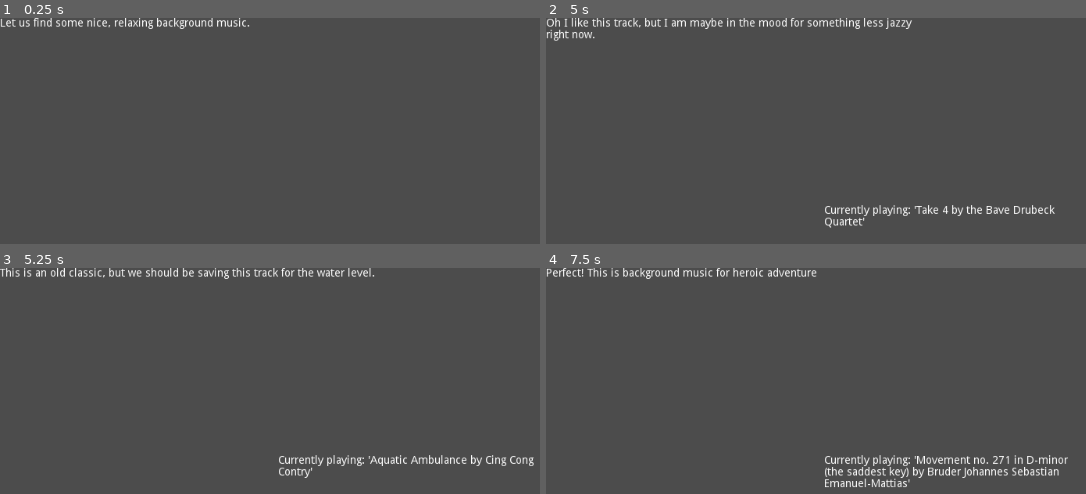
Above: before the commit, frames 1-4 (two rows, left to right).
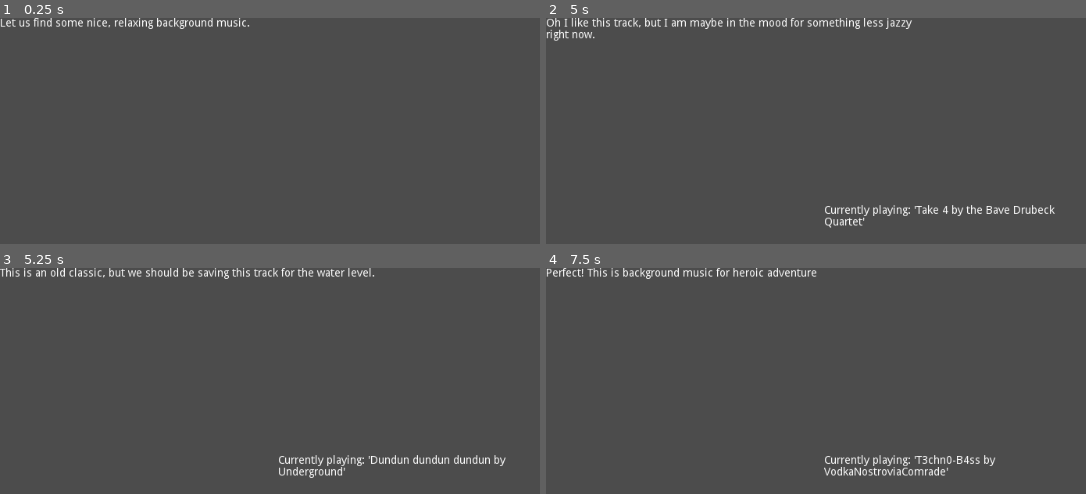
Above: after the commit, the same moments.

Repository: grunkgrunk/gmtk-2020
Game: Godot game, scene res://musicmenu.tscn
Two runs of this game, one before a commit and one after it. Both use one fixed random seed, a clock stepped at 60 frames per second and the inputs below. This scene is started directly instead of the project's main scene.
Inputs (mouse positions are in pixels of both pictures, inside the frame that each line leads up to):
- Up to frame 1 (0.25 s): no input
- Up to frame 2 (5 s): tap Enter (continue) at 0.5, 1.25, 1.35, 2, 2.75, 3.5 s; move the mouse to (outside the picture) at 0.52 s; hold K (key_k, bound only after the commit) 0.53-1.28 s; hold Right (ui_right) 0.53-2.03 s; tap Up (ui_up) at 0.77, 1.52, 3.02, 3.77, 4.52 s; move the mouse to (outside the picture) at 1.27 s; tap K (key_k, bound only after the commit) at 1.55, 2.85, 3.8, 4.35 s; move the mouse to (1026, 149) at 2.02 s; hold Left (ui_left) 2.03-2.78 s; hold K (key_k, bound only after the commit) 2.03-2.78 s; move the mouse to (outside the picture) at 2.77 s; hold Right (ui_right) 2.78-4.28 s; move the mouse to (outside the picture) at 3.52 s; hold Enter (continue) 3.53-4.28 s; move the mouse to (708, 180) at 4.27 s; hold Left (ui_left) from 4.28 s (still down)
- Up to frame 3 (5.25 s): move the mouse to (outside the picture) at 5.02 s; release Left (ui_left) at 5.03 s; hold Right (ui_right) from 5.03 s (still down); hold K (key_k, bound only after the commit) from 5.03 s (still down)
- Up to frame 4 (7.5 s): move the mouse to (826, 385) at 5.77 s; release Right (ui_right) at 5.78 s; release K (key_k, bound only after the commit) at 5.78 s; hold Left (ui_left) 5.78-7.28 s; tap Enter (continue) at 5.85 s; tap Up (ui_up) at 6.02, 6.77 s; tap K (key_k, bound only after the commit) at 6.05, 7.35 s; move the mouse to (outside the picture) at 6.52 s; hold K (key_k, bound only after the commit) 6.53-7.28 s; move the mouse to (outside the picture) at 7.27 s; hold Right (ui_right) from 7.28 s (still down)

Frames 1-2 are identical in both runs. In frame 3, 1.0% of the frame differs, in the area x 51-99%, y 82-93%; in frame 4, 1.8%, in the area x 51-97%, y 82-97%.

Commit message:
made music able to play

Diff:
--- a/game/project.godot
+++ b/game/project.godot
@@ -16,7 +16,7 @@
 [application]
 
 config/name="gmtk-2020"
-run/main_scene="res://world.tscn"
+run/main_scene="res://cursor.tscn"
 config/icon="res://icon.png"
 
 [input]
@@ -30,6 +30,11 @@
 "events": [ Object(InputEventKey,"resource_local_to_scene":false,"resource_name":"","device":0,"alt":false,"shift":false,"control":false,"meta":false,"command":false,"pressed":false,"scancode":16777221,"unicode":0,"echo":false,"script":null)
  ]
 }
+key_k={
+"deadzone": 0.5,
+"events": [ Object(InputEventKey,"resource_local_to_scene":false,"resource_name":"","device":0,"alt":false,"shift":false,"control":false,"meta":false,"command":false,"pressed":false,"scancode":75,"unicode":0,"echo":false,"script":null)
+ ]
+}
 
 [rendering]
 
--- a/game/tut/tutmusic.gd
+++ b/game/tut/tutmusic.gd
@@ -12,17 +12,24 @@
 	t("Press the right arrow key to jump to the next track")
 	yield(self, "right_pressed")
 	$text.text = "Currently playing: 'Movement no. 271 in D-minor (the saddest key) by Bruder Johannes Sebastian Emanuel-Mattias'"
+	$nice1.play()
 	t("Hmm this is nice. But slightly too baroque-esque for my delicate palette.")
 	yield(self, "right_pressed")
 	$text.text = "Currently playing: 'Take 4 by the Bave Drubeck Quartet'"
+	$nice1.stop()
+	$nice2.play()
 	t("Oh I like this track, but I am maybe in the mood for something less jazzy right now.")
 	yield(self, "right_pressed")
-	$text.text = "Currently playing: 'Aquatic Ambulance by Cing Cong Contry'"
+	$text.text = "Currently playing: 'Dundun dundun dundun by Underground'"
+	$nice2.stop()
+	$nice3.play()
 	t("This is an old classic, but we should be saving this track for the water level.")
 	yield(self, "right_pressed")
-	$text.text = "Currently playing: 'Movement no. 271 in D-minor (the saddest key) by Bruder Johannes Sebastian Emanuel-Mattias'"
+	$nice3.stop()
+	$techno.play()
+	$text.text = "Currently playing: 'T3chn0-B4ss by VodkaNostroviaComrade'"
 	t("Perfect! This is background music for heroic adventure")
-
+	yield(self, "right_pressed")
 func t(s):
 	$Text.text = s
 
